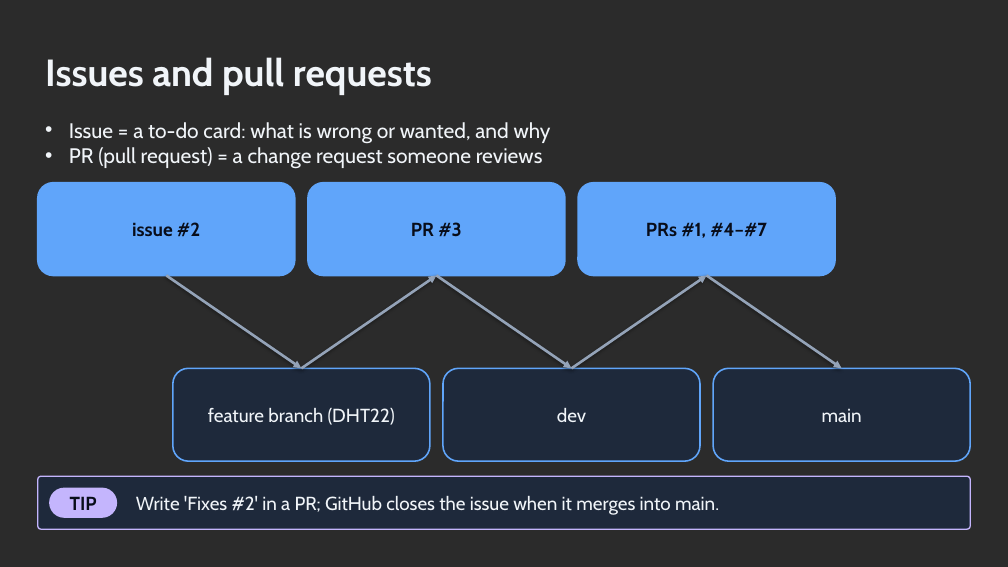
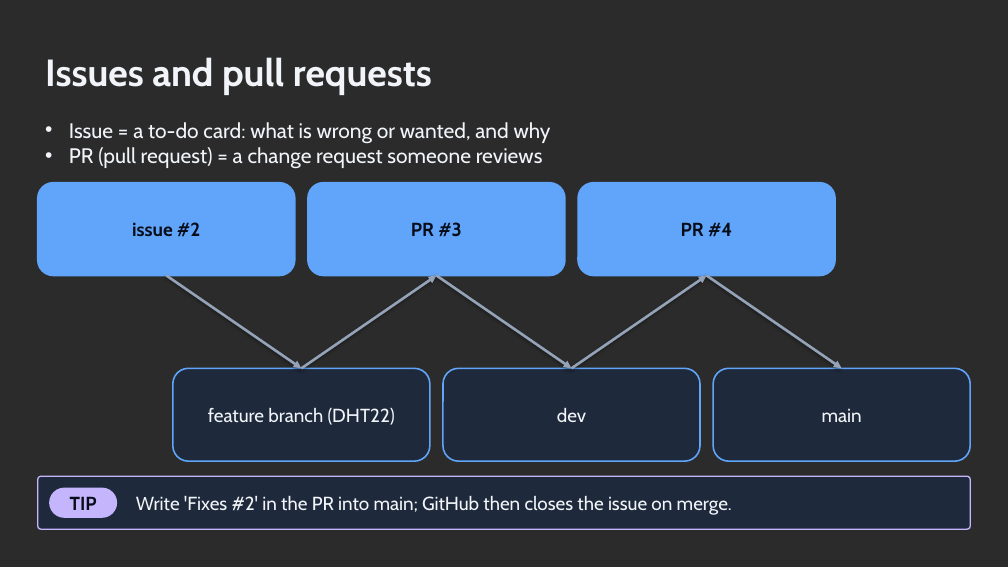
Before and after one commit to ronyronen/speckit-claude-presentation, a slide deck: slide 20 of presentation/speckit-workshop.pptx. Drawn at 1008x567 pixels with LibreOffice and Linux fonts; fonts in the diff are those of the drawing; background and template pictures are left out; a plain dark background stands for a picture behind light text. Boxes give left, top, right and bottom in pixels: in the first picture for what was removed or moved away, otherwise in the second. Text is boxed around its words. In the diff, an @@ line names an element or a change of style, - is before the commit and + after.

```diff
--- a/presentation/speckit-workshop.pptx
+++ b/presentation/speckit-workshop.pptx
@@ text in rounded rectangle at <box>681,222,732,237</box>: text changed @@
-PRs #1, #4–#7
+PR #4
@@ text at <box>136,496,732,515</box>: text changed @@
-Write 'Fixes #2' in a PR; GitHub closes the issue when it merges into main.
+Write 'Fixes #2' in the PR into main; GitHub then closes the issue on merge.
```
Also in this commit, not shown: 13 other slides changed, 2 other files.
